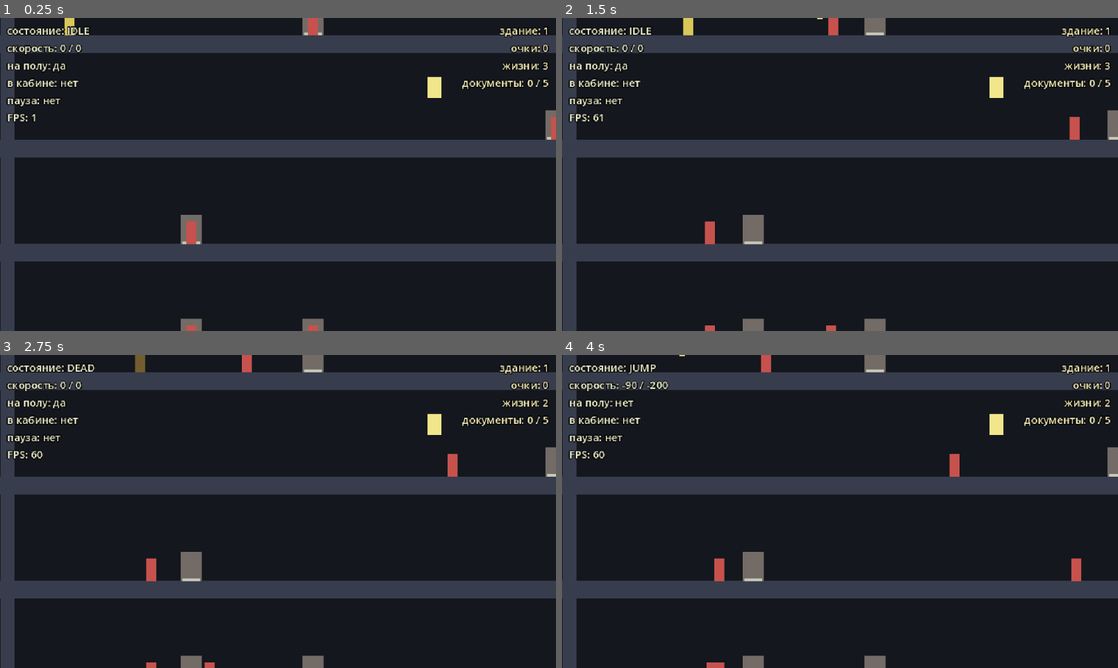
Above: before the commit, frames 1-4 (two rows, left to right).
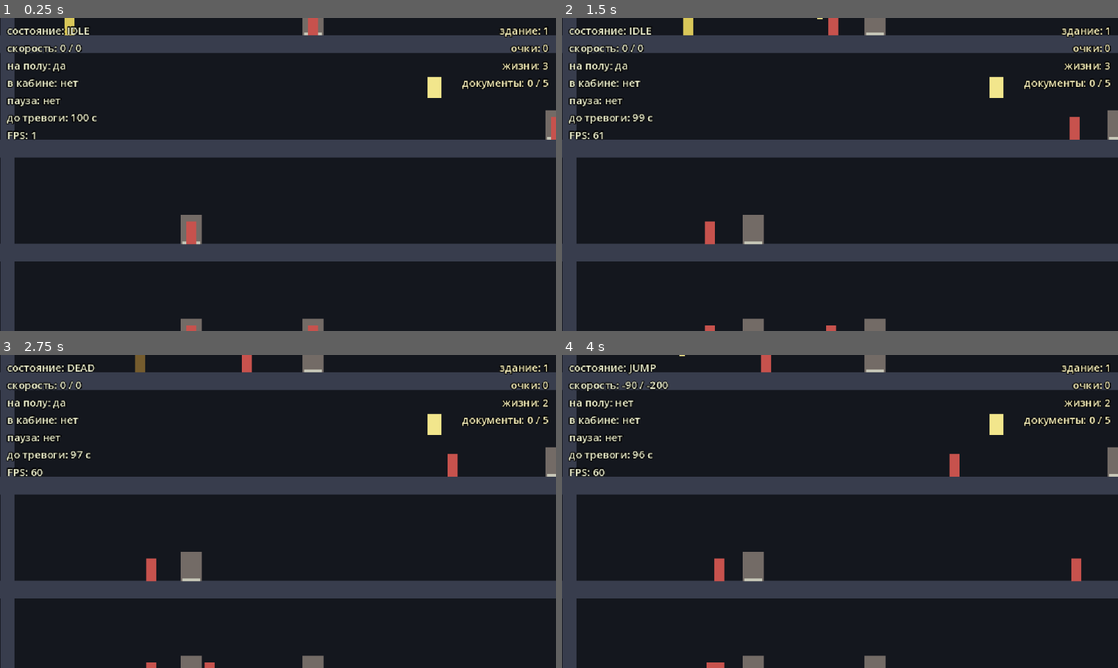
Above: after the commit, the same moments.

Repository: BalashovDmitriy/elaction
Game: Godot game, scene res://src/main.tscn
Two runs of this game, one before a commit and one after it. Both use one fixed random seed, a clock stepped at 60 frames per second and the inputs below.
Inputs (mouse positions are in pixels of both pictures, inside the frame that each line leads up to):
- Up to frame 1 (0.25 s): no input
- Up to frame 2 (1.5 s): tap Enter at 0.5 s; move the mouse to (962, 158) at 0.52 s; hold Right (move_right) 0.53-1.25 s; tap Space (jump) at 0.6, 0.77, 1.07 s; click (962, 158) at 0.67 s; drag from (728, 190) to (873, 30) at 1.27 s
- Up to frame 3 (2.75 s): move the mouse to (333, 442) at 2.02 s; hold Right (move_right) from 2.03 s (still down); hold Shift from 2.03 s (still down); tap Space (jump) at 2.3 s
- Up to frame 4 (4 s): release Right (move_right) at 2.75 s; release Shift at 2.75 s; drag from (812, 574) to (873, 367) at 2.77 s; move the mouse to (1006, 558) at 3.52 s; hold Left (move_left) from 3.53 s (still down); tap Ctrl at 3.6 s; tap Space (jump) at 3.77, 3.8 s

The runs differ from the first frame. In frame 1, 0.3% of the frame differs, in the area x 1-18%, y 30-39%; in frame 2, 0.4%; in frame 3, 0.4%; in frame 4, 0.4%, in the area x 1-17%, y 30-39%.

Commit message:
fix(m5b): правки авторевью xhigh
Задержка лифта по тревоге работала только на первую поездку: счётчик
удержания сбрасывался лишь внутри занятой кабины, а пустая его не трогала.
Вышел — и следующая поездка трогалась мгновенно, то есть наказание из
ADR-0009 держалось ровно один раз.

Пауза останавливала не всё: таймеры замены агента и воскрешения Otto по
умолчанию тикают и на паузе, так что мир менялся под стоящей игрой. Game
Over вообще не останавливал здание — агенты приходили и стреляли в труп
под надписью «игра окончена».

Смена здания была неатомарной: старый уровень оставался в дереве до конца
кадра рядом с новым — два Otto, две кабины и вся геометрия дважды.

И мой же комментарий обещал, что Esc и R, нажатые в один кадр, сработают
оба, а ранний выход тут же терял R.

Сверх находок: рост злости агентов получил потолок — без него к двадцатому
зданию дальность стрельбы обгоняла ширину здания. И Alarm.time_left()
перестал быть мёртвым: обратный отсчёт виден в отладочном оверлее.

Co-Authored-By: Claude Opus 5 <noreply@anthropic.com>
Claude-Session: https://claude.ai/code/session_01TrsEuB7nUPBDKu2PdRbYf4

Diff:
--- a/src/actors/enemy/enemy.gd
+++ b/src/actors/enemy/enemy.gd
@@ -53,8 +53,7 @@
 func _ready() -> void:
 	_brain.emerge_time = emerge_time
 	_brain.same_line = same_line
-	_brain.fire_cooldown = fire_cooldown
-	_refresh_fire_range()
+	_refresh_brain()
 
 
 func _physics_process(delta: float) -> void:
@@ -89,13 +88,13 @@
 ## Сообщает агенту, что его этаж погас или снова освещён.
 func set_in_the_dark(value: bool) -> void:
 	_in_the_dark = value
-	_refresh_fire_range()
+	_refresh_brain()
 
 
 ## Насколько агент злее обычного. Растёт от здания к зданию и по тревоге.
 func set_menace(value: float) -> void:
 	_menace = maxf(value, 0.1)
-	_refresh_fire_range()
+	_refresh_brain()
 
 
 ## Стоит ли агент в темноте. По этому признаку считается надбавка за убийство.
@@ -135,10 +134,11 @@
 	return _floor_probe.is_colliding()
 
 
-## Дальность стрельбы: на погашенном этаже она короче. Считается в одном месте,
-## чтобы порядок вызовов [method _ready] и [method set_in_the_dark] ничего не
-## решал — иначе настроенный до [method Node.add_child] агент прозревал бы обратно.
-func _refresh_fire_range() -> void:
+## Переносит в [EnemyBrain] числа, которые зависят от темноты и злости: дальность
+## стрельбы и паузу между выстрелами. Считается в одном месте, чтобы порядок вызовов
+## [method _ready], [method set_in_the_dark] и [method set_menace] ничего не решал —
+## иначе настроенный до [method Node.add_child] агент прозревал бы обратно.
+func _refresh_brain() -> void:
 	var base := dark_fire_range if _in_the_dark else fire_range
 	_brain.fire_range = base * _menace
 	_brain.fire_cooldown = fire_cooldown / _menace
--- a/src/autoload/game_state.gd
+++ b/src/autoload/game_state.gd
@@ -5,7 +5,7 @@
 ##
 ## Первый синглтон игрового состояния в проекте. Двери, HUD и выход не знают друг
 ## о друге и связываются через него сигналами — как предписывают соглашения.
-## В M5 сюда приедет номер здания.
+## Здесь же живёт партия целиком: номер здания и тревога.
 ##
 ## В дерево его ставит автолоад `Game`, а код обращается через [method instance].
 ## Имя автолоада само по себе идентификатором не является: `--check-only` разбирает
@@ -86,9 +86,7 @@
 ## Начинает партию заново: счёт, жизни, первое здание.
 func start_game() -> void:
 	reset()
-	building = 1
 	_running = true
-	alarm.enter_building()
 	building_changed.emit(building)
 
 
@@ -108,12 +106,14 @@
 	documents_changed.emit(documents_collected, documents_total)
 
 
-## Обнуляет всё, включая счёт.
+## Обнуляет всё: счёт, жизни, документы, номер здания и тревогу.
 func reset() -> void:
 	score = 0
 	lives = STARTING_LIVES
 	documents_collected = 0
 	documents_total = 0
+	building = 1
+	alarm.enter_building()
 	score_changed.emit(score)
 	lives_changed.emit(lives)
 	documents_changed.emit(documents_collected, documents_total)
--- a/src/levels/building_rules.gd
+++ b/src/levels/building_rules.gd
@@ -7,8 +7,12 @@
 ## (ADR-0008, пункт 2), поэтому зданием считается не список этажей, а эти правила
 ## плюс сид. Меняя правила от здания к зданию, в M5b получим нарастающую сложность.
 
-## На сколько злее становятся агенты с каждым следующим зданием.
+## На сколько злее становятся агенты с каждым следующим зданием и докуда это
+## растёт. Без потолка к двадцатому зданию дальность стрельбы обгоняет ширину
+## самого здания, и агенты простреливают этаж насквозь откуда угодно.
+## Само значение потолка оригиналом не подтверждено.
 const MENACE_PER_BUILDING: float = 0.2
+const MENACE_CAP: float = 3.0
 
 ## Этажей в здании. Нулевой — крыша, последний — первый этаж с выходом.
 @export var floors: int = 30
@@ -57,7 +61,8 @@
 ## сложности из оригинала отложены, см. ADR-0009, пункт 2.
 static func for_building(number: int) -> BuildingRules:
 	var rules := BuildingRules.new()
-	rules.agent_menace = 1.0 + MENACE_PER_BUILDING * float(maxi(number, 1) - 1)
+	var grown := 1.0 + MENACE_PER_BUILDING * float(maxi(number, 1) - 1)
+	rules.agent_menace = minf(grown, MENACE_CAP)
 	return rules
 
 
--- a/src/levels/greybox_level.gd
+++ b/src/levels/greybox_level.gd
@@ -51,7 +51,7 @@
 ## Правила здания. Пустые — значит берутся по умолчанию.
 @export var rules: BuildingRules
 
-## Сид здания. В M5b им станет номер здания.
+## Сид здания. Им служит номер здания: раскладка меняется от здания к зданию.
 @export var building_seed: int = 1
 
 var _plan: BuildingPlan
@@ -60,7 +60,7 @@
 var _agent_doors: Array[Door] = []
 var _cars: Array[ElevatorCar] = []
 var _lighting := FloorLighting.new()
-## Здание сдано. Событие однократное: в M5b к нему прицепится переход дальше.
+## Здание сдано. Событие однократное: по нему main собирает следующее здание.
 var _cleared: bool = false
 
 @onready var otto: Otto = $Otto
@@ -328,7 +328,9 @@
 ## добавляется тревога, если она уже включилась.
 func _menace() -> float:
 	var alarmed := GameState.instance().alarm.raised
-	return rules.agent_menace * (ALARM_MENACE if alarmed else 1.0)
+	# Нижняя граница та же, что у [method Enemy.set_menace]: на это число делится
+	# задержка смены агента, и ноль из инспектора оставил бы дверь запертой навсегда.
+	return maxf(rules.agent_menace, 0.1) * (ALARM_MENACE if alarmed else 1.0)
 
 
 ## Сирена: агенты злеют, кабины начинают отвечать с задержкой.
@@ -342,7 +344,9 @@
 
 
 func _on_agent_died(_agent: Enemy, door: Door) -> void:
-	var timer := get_tree().create_timer(AGENT_RESPAWN_DELAY / _menace())
+	# process_always = false: на паузе здание замирает целиком, и смена агента
+	# не должна приходить, пока игра стоит.
+	var timer := get_tree().create_timer(AGENT_RESPAWN_DELAY / _menace(), false)
 	timer.timeout.connect(_release_agent.bind(door))
 
 
@@ -350,7 +354,8 @@
 	# Жизнь снимается сразу, чтобы счётчик не врал, пока тело лежит.
 	if not GameState.instance().lose_life():
 		return
-	var timer := get_tree().create_timer(OTTO_RESPAWN_DELAY)
+	# Как и смена агента, возвращение в игру не идёт на паузе.
+	var timer := get_tree().create_timer(OTTO_RESPAWN_DELAY, false)
 	timer.timeout.connect(_respawn_otto)
 
 
--- a/src/main.gd
+++ b/src/main.gd
@@ -52,9 +52,10 @@
 
 	if pause_pressed:
 		_toggle_pause()
-		return
 
-	# Заново и выход — только из паузы или с экрана «игра окончена».
+	# Заново и выход — только из паузы или с экрана «игра окончена». Проверяется
+	# после переключения, а не вместо него: нажатые в один кадр Esc и R должны
+	# сработать оба, а не потеряться вместе с фронтом.
 	if not _paused and not _game_over:
 		return
 	if restart_pressed:
@@ -79,6 +80,10 @@
 ## партия живёт в [GameState], уровень — нет.
 func _enter_building() -> void:
 	if _level != null:
+		# Сначала из дерева, потом в утиль: [method Node.queue_free] убирает узел
+		# лишь в конце кадра, и старое здание досматривало бы его рядом с новым —
+		# два Otto, две кабины и вся геометрия дважды в одном физическом мире.
+		remove_child(_level)
 		_level.queue_free()
 
 	var game := GameState.instance()
@@ -137,6 +142,9 @@
 
 func _on_game_over() -> void:
 	_game_over = true
+	# Партия окончена — здание замирает, как на паузе. Иначе агенты продолжают
+	# приходить и стрелять под надписью «игра окончена». Снимает это только рестарт.
+	get_tree().paused = true
 	_render_hud()
 
 
@@ -155,6 +163,13 @@
 	_hud_label.text = text
 
 
+## Сколько осталось до сирены. Только для отладки: в оригинале таймер игроку
+## не показывают, и в HUD ему делать нечего.
+func _alarm_countdown() -> String:
+	var alarm := GameState.instance().alarm
+	return "сработала" if alarm.raised else "%.0f с" % alarm.time_left()
+
+
 func _debug_text() -> String:
 	if _level == null:
 		return ""
@@ -162,7 +177,10 @@
 	var otto := _level.otto
 	var motion := otto.motion()
 	return (
-		"состояние: %s\nскорость: %.0f / %.0f\nна полу: %s\nв кабине: %s\nпауза: %s\nFPS: %d"
+		(
+			"состояние: %s\nскорость: %.0f / %.0f\nна полу: %s\n"
+			+ "в кабине: %s\nпауза: %s\nдо тревоги: %s\nFPS: %d"
+		)
 		% [
 			OttoStateMachine.state_name(otto.current_state()),
 			motion.x,
@@ -170,6 +188,7 @@
 			"да" if otto.is_grounded() else "нет",
 			"да" if otto.is_riding() else "нет",
 			"да" if get_tree().paused else "нет",
+			_alarm_countdown(),
 			Engine.get_frames_per_second(),
 		]
 	)
--- a/src/systems/elevators/elevator_motion.gd
+++ b/src/systems/elevators/elevator_motion.gd
@@ -62,6 +62,7 @@
 		position = floors[clampi(start_floor, 0, floors.size() - 1)]
 	# На этаже кабина стоит — в том числе на том, с которого начинает.
 	_pause_left = floor_pause
+	_held = 0.0
 
 
 ## Двигает кабину за кадр и возвращает новую координату.
@@ -77,6 +78,9 @@
 	if occupied:
 		_drive(delta, command)
 	else:
+		# Пустая кабина ничего не обдумывает: вошедший начинает отсчёт заново,
+		# иначе задержка по тревоге работала бы только на первую поездку.
+		_held = 0.0
 		_run_on_its_own(delta)
 	velocity = (position - previous) / delta if delta > 0.0 else 0.0
 	return position
--- a/tests/test_elevator_response.gd
+++ b/tests/test_elevator_response.gd
@@ -3,7 +3,9 @@
 ## Тесты задержки отклика кабины.
 ##
 ## По тревоге кабина «слушается хуже» — это прямо описано в оригинале. Задержка
-## не копится между нажатиями: отпустил — считается заново (ADR-0009, пункт 1).
+## не копится между нажатиями: отпустил или вышел — считается заново (ADR-0009,
+## пункт 1). Про выход отдельный тест: пустая кабина в [method ElevatorMotion._drive]
+## не заходит, и без сброса задержка работала бы только на первую поездку.
 
 const TOP: float = 0.0
 const STEP: float = 0.1
@@ -36,3 +38,14 @@
 	_run(motion, 0.4, ElevatorMotion.DOWN)
 	_run(motion, 0.2, 0.0)
 	assert_almost_eq(_run(motion, 0.4, ElevatorMotion.DOWN), TOP, 0.01, "отсчёт заново")
+
+
+func test_leaving_the_car_makes_it_think_again() -> void:
+	var motion := _shaft()
+	_run(motion, 1.0, ElevatorMotion.DOWN)
+	# Пассажир вышел: кабина пустая и ещё стоит паузу этажа, то есть не едет сама.
+	motion.update(STEP, 0.0, false)
+	var boarded_at := motion.position
+	assert_almost_eq(
+		_run(motion, 0.4, ElevatorMotion.DOWN), boarded_at, 0.01, "новый пассажир ждёт так же"
+	)
Not shown, changed: docs/STATUS.md
